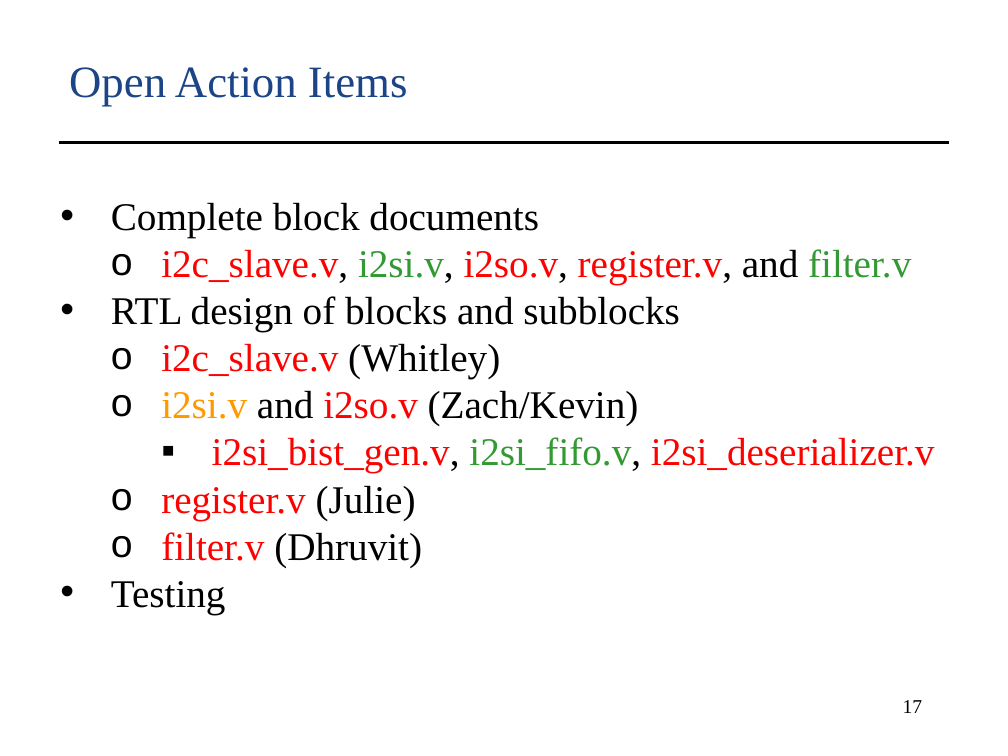
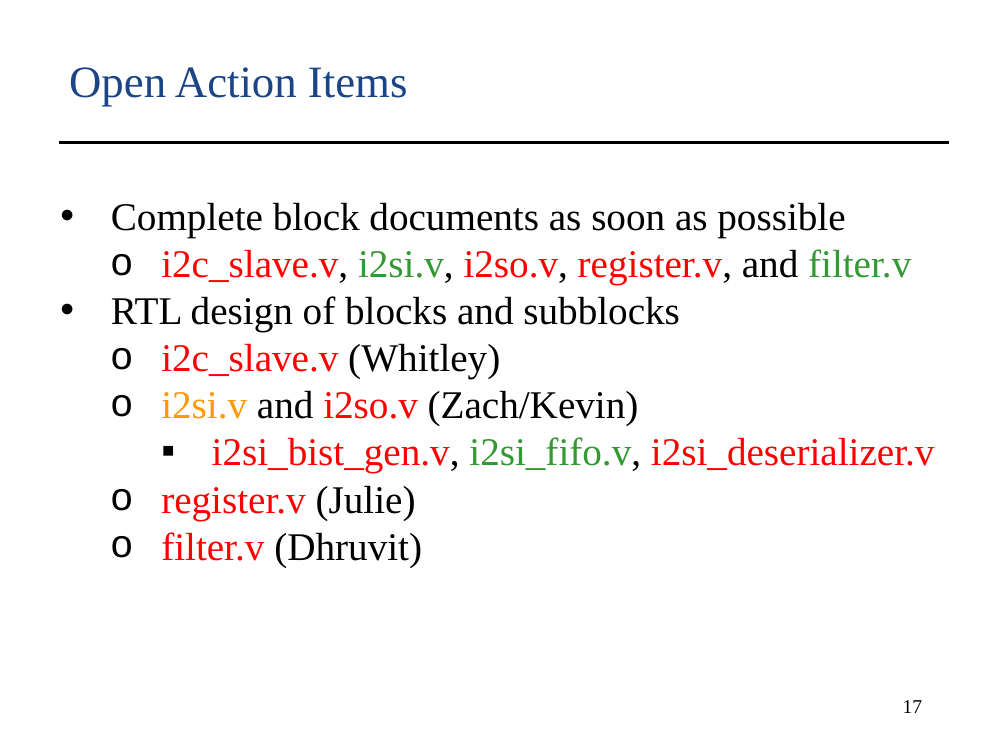
Before and after one commit to SeniorProject-2016/Chip-Design, a slide deck: slide 17 of proj_asic/docs/Senior Project PDR.pptx. Drawn at 1008x756 pixels with LibreOffice and Linux fonts; fonts in the diff are those of the drawing; background and template pictures are left out. Boxes give left, top, right and bottom in pixels: in the first picture for what was removed or moved away, otherwise in the second. Text is boxed around its words. In the diff, an @@ line names an element or a change of style, - is before the commit and + after.

```diff
--- a/proj_asic/docs/Senior Project PDR.pptx
+++ b/proj_asic/docs/Senior Project PDR.pptx
@@ text at <box>111,202,845,238</box>: text changed @@
-• Complete block documents
+• Complete block documents as soon as possible
@@ text at <box>111,581,226,614</box>: paragraph removed @@
-• Testing
```
Also in this commit, not shown: 1 other slide changed, 2 other files.
